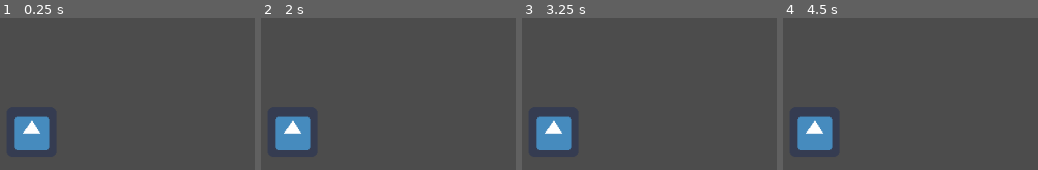
Above: before the commit, frames 1-4 (left to right).
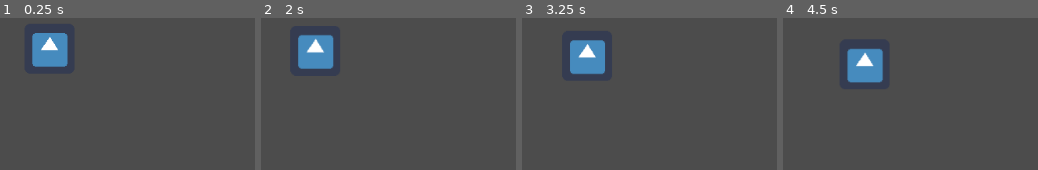
Above: after the commit, the same moments.

Repository: Negatives-One/UmBarcoVoa
Game: Godot game, scene res://Assets/Scenes/Mundo.tscn
The game is run twice, just before and just after one commit, with the same random seed, the same clock (stepped at 60 frames per second) and the same inputs. Before the commit the project has no main scene; this scene is started directly in both runs. The engine's default icon, where the game draws it, is replaced by a stand-in: a white triangle on a blue panel in a dark square.
Inputs (mouse positions are in pixels of both pictures, inside the frame that each line leads up to):
- Up to frame 1 (0.25 s): no input
- Up to frame 2 (2 s): tap Enter at 0.5 s; move the mouse to (outside the picture) at 0.52 s; click (outside the picture) at 0.6 s; tap Space at 1.25 s; move the mouse to (outside the picture) at 1.27 s; click (outside the picture) at 1.35 s
- Up to frame 3 (3.25 s): tap Enter at 2 s; move the mouse to (outside the picture) at 2.02 s; click (outside the picture) at 2.1 s; move the mouse to (outside the picture) at 2.77 s; click (outside the picture) at 2.85 s
- Up to frame 4 (4.5 s): tap Space at 3.5 s; move the mouse to (outside the picture) at 3.52 s; click (outside the picture) at 3.6 s; move the mouse to (897, 122) at 4.27 s; click (897, 122) at 4.35 s

The runs differ from the first frame. In frame 1, 6.2% of the frame differs, in the area x 5-27%, y 9-87%; in frame 2, 6.2%; in frame 3, 6.2%; in frame 4, 6.3%, in the area x 5-40%, y 19-87%.
Error before the commit: Invalid operands 'Object' and 'bool' in operator '=='. (res://Assets/Scripts/PlayerController.gd:17)

Commit message:
:recycle: Moviment Refactor

Diff:
--- a/Assets/Scenes/Mundo.tscn
+++ b/Assets/Scenes/Mundo.tscn
@@ -1,8 +1,11 @@
-[gd_scene load_steps=2 format=2]
+[gd_scene load_steps=3 format=2]
 
-[ext_resource path="res://Assets/Scenes/Player.tscn" type="PackedScene" id=1]
+[ext_resource path="res://Assets/Scripts/Mundo.gd" type="Script" id=1]
+[ext_resource path="res://Assets/Scenes/Player.tscn" type="PackedScene" id=2]
 
 [node name="Node2D" type="Node2D"]
+script = ExtResource( 1 )
 
-[node name="KinematicBody2D" parent="." instance=ExtResource( 1 )]
-position = Vector2( 98, 222 )
+[node name="KinematicBody2D" parent="." instance=ExtResource( 2 )]
+position = Vector2( 121, 115 )
+Acelleration = 0.1
--- /dev/null
+++ b/Assets/Scripts/Mundo.gd
@@ -0,0 +1,5 @@
+extends Node2D
+
+func _ready():
+
+	pass
--- a/Assets/Scripts/PlayerController.gd
+++ b/Assets/Scripts/PlayerController.gd
@@ -8,21 +8,43 @@
 var _acelleration : Vector2 = Vector2(0, 0)
 
 var _target : Vector2
-var _moving : bool = false
+enum States {Acelerando, Estavel, Desacelerando, Parado}
+var currentState : int
 
 func _ready() -> void:
+	currentState = States.Parado
 	pass
 
 func _unhandled_input(event):
-	if(event == Input.is_action_just_pressed("LClick")):
-		_moving = true
-	elif(event == Input.is_action_just_released("LClick")):
-		_moving = false
+	if event is InputEventMouseButton:
+		if event.pressed and event.button_index == BUTTON_LEFT:
+			currentState = States.Acelerando
+		elif event.is_action_released("LClick"):
+			currentState = States.Desacelerando
+		else:
+			pass
 
 func _physics_process(delta) -> void:
+	print(_velocity, "/n", _acelleration)
 	_target = get_global_mouse_position()
+
+	if(_velocity.length() >= MaxSpeed):
+		currentState = States.Estavel
+
+	FSM()
+	_velocity += _acelleration
+	_velocity.clamped(MaxSpeed)
 	_velocity = move_and_slide(_velocity, Vector2(0, -1), false, 4, 0.78598, false)
-	pass
+
+func FSM() -> void:
+	if(currentState == States.Acelerando):
+		AddForce(_target - global_position, Acelleration)
+	elif(currentState == States.Estavel):
+		pass
+	elif(currentState == States.Desacelerando):
+		_velocity = _velocity.linear_interpolate(Vector2.ZERO, Acelleration)
+	else:
+		pass
 
 func AddForce(direction : Vector2, magnitude : float) -> void:
 	_acelleration += direction.normalized() * magnitude
--- a/project.godot
+++ b/project.godot
@@ -21,6 +21,7 @@
 [application]
 
 config/name="Um_Barco_Voa"
+run/main_scene="res://Assets/Scenes/Mundo.tscn"
 config/icon="res://icon.png"
 
 [input]
